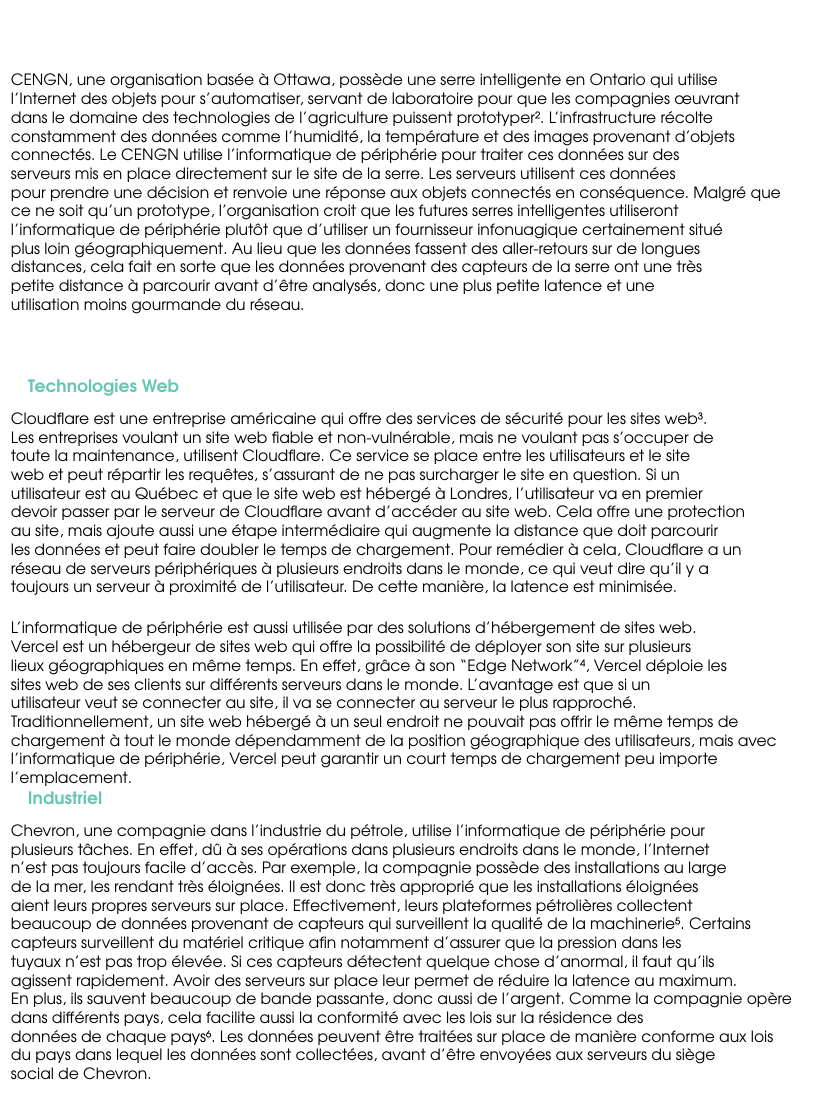
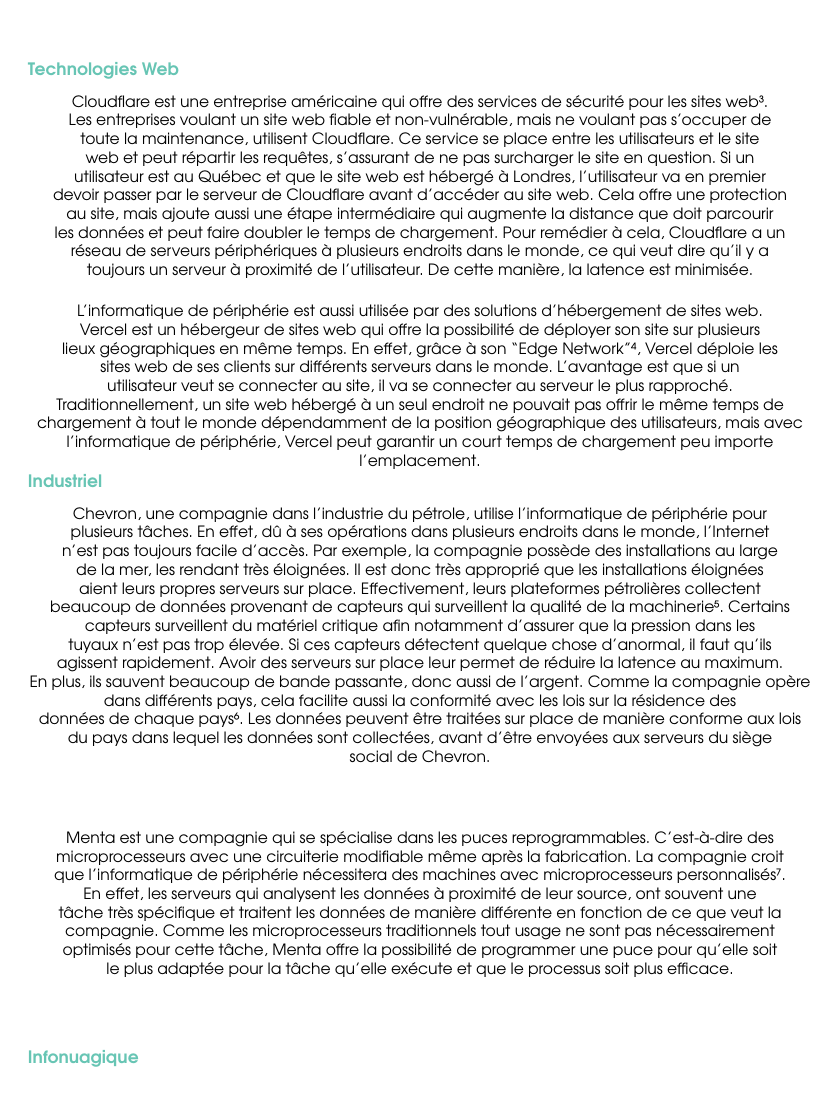
Before and after one commit to Msa360/pptx_template_cin, a slide deck: slide 2 of powerpoints/test2.pptx. Drawn at 840x1120 pixels with LibreOffice and Linux fonts; fonts in the diff are those of the drawing; background and template pictures are left out. Boxes give left, top, right and bottom in pixels: in the first picture for what was removed or moved away, otherwise in the second. Text is boxed around its words. In the diff, an @@ line names an element or a change of style, - is before the commit and + after.

Commit message:
correctly add sources to the end

```diff
--- a/powerpoints/test2.pptx
+++ b/powerpoints/test2.pptx
@@ text removed at <box>11,73,781,314</box> @@
-CENGN, une organisation basée à Ottawa, possède une serre intelligente en Ontario qui utilise
-l’Internet des objets pour s’automatiser, servant de laboratoire pour que les compagnies œuvrant
-dans le domaine des technologies de l’agriculture puissent prototyper². L’infrastructure récolte
-constamment des données comme l’humidité, la température et des images provenant d’objets
-connectés. Le CENGN utilise l’informatique de périphérie pour traiter ces données sur des
-serveurs mis en place directement sur le site de la serre. Les serveurs utilisent ces données
-pour prendre une décision et renvoie une réponse aux objets connectés en conséquence. Malgré que
-ce ne soit qu’un prototype, l’organisation croit que les futures serres intelligentes utiliseront
-l’informatique de périphérie plutôt que d’utiliser un fournisseur infonuagique certainement situé
-plus loin géographiquement. Au lieu que les données fassent des aller-retours sur de longues
-distances, cela fait en sorte que les données provenant des capteurs de la serre ont une très
-petite distance à parcourir avant d’être analysés, donc une plus petite latence et une
-utilisation moins gourmande du réseau.
@@ 5 texts: place and size @@
-5 texts at <box>11,379,792,1080</box>
+5 texts at <box>28,62,810,763</box>
@@ alignment left to centre in 3 elements at <box>53,95,788,278</box>, <box>37,304,803,469</box>, <box>30,507,810,763</box> @@
@@ text added at <box>54,831,784,977</box>, 10 pt, text #000000 @@
+Menta est une compagnie qui se spécialise dans les puces reprogrammables. C’est-à-dire des
+microprocesseurs avec une circuiterie modifiable même après la fabrication. La compagnie croit
+que l’informatique de périphérie nécessitera des machines avec microprocesseurs personnalisés⁷.
+En effet, les serveurs qui analysent les données à proximité de leur source, ont souvent une
+tâche très spécifique et traitent les données de manière différente en fonction de ce que veut la
+compagnie. Comme les microprocesseurs traditionnels tout usage ne sont pas nécessairement
+optimisés pour cette tâche, Menta offre la possibilité de programmer une puce pour qu’elle soit
+le plus adaptée pour la tâche qu’elle exécute et que le processus soit plus efficace.
@@ text added at <box>28,1050,139,1067</box>, 11 pt, text #67C5B4, bold @@
+Infonuagique
```
Also in this commit, not shown: 3 other slides changed, 1 slide removed, 7 other files.
